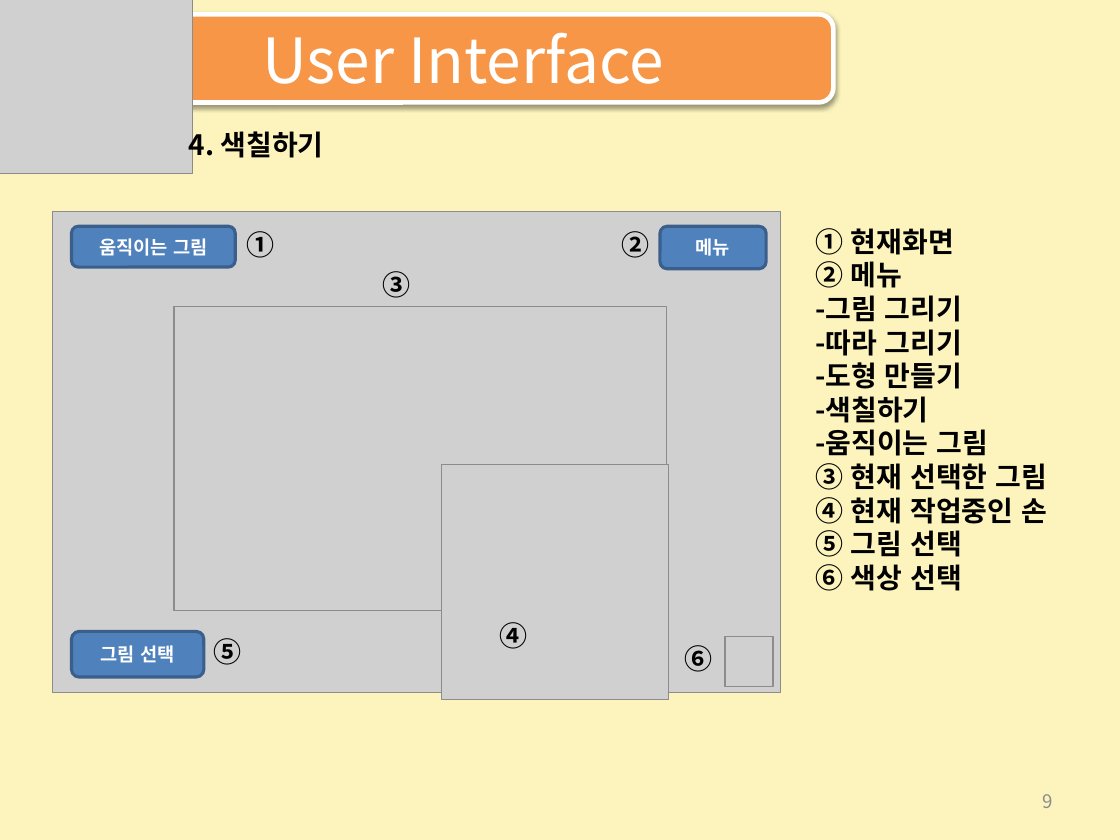
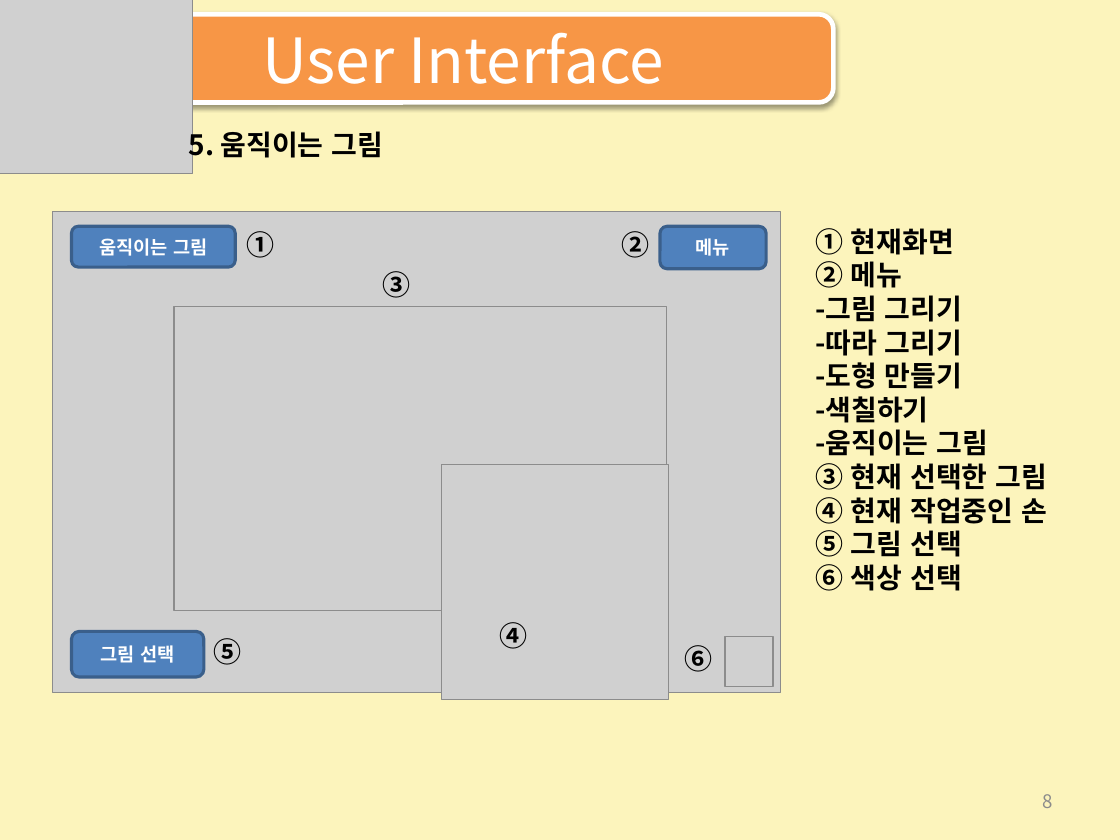
Before and after one commit to darolb/Team-PlayMeetJob, a slide deck: slide 8 of Work_Data/GW_UI Design_ppt_V1.0_20170212.pptx (slide 9 before the commit). Drawn at 1120x840 pixels with LibreOffice and Linux fonts; fonts in the diff are those of the drawing; grey boxes stand for pictures. Boxes give left, top, right and bottom in pixels: in the first picture for what was removed or moved away, otherwise in the second. Text is boxed around its words. In the diff, an @@ line names an element or a change of style, - is before the commit and + after.

```diff
--- a/Work_Data/GW_UI Design_ppt_V1.0_20170212.pptx
+++ b/Work_Data/GW_UI Design_ppt_V1.0_20170212.pptx
@@ text at [189, 127, 383, 163]: text changed @@
-4. 색칠하기
+5. 움직이는 그림
@@ page number at [1042, 794, 1052, 808]: text changed @@
-9
+8
```
Also in this commit, not shown: 3 other slides changed, 1 slide removed.
